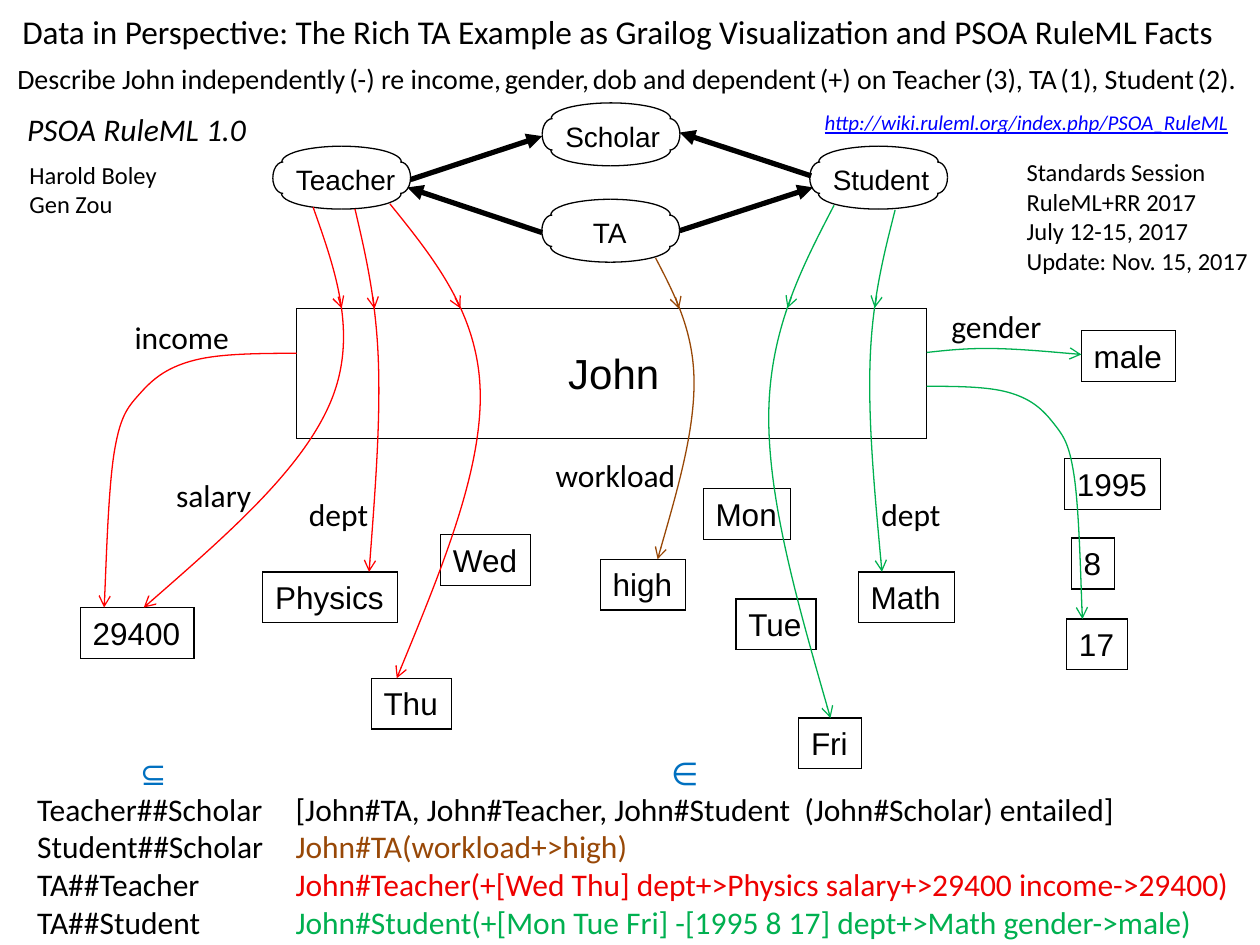
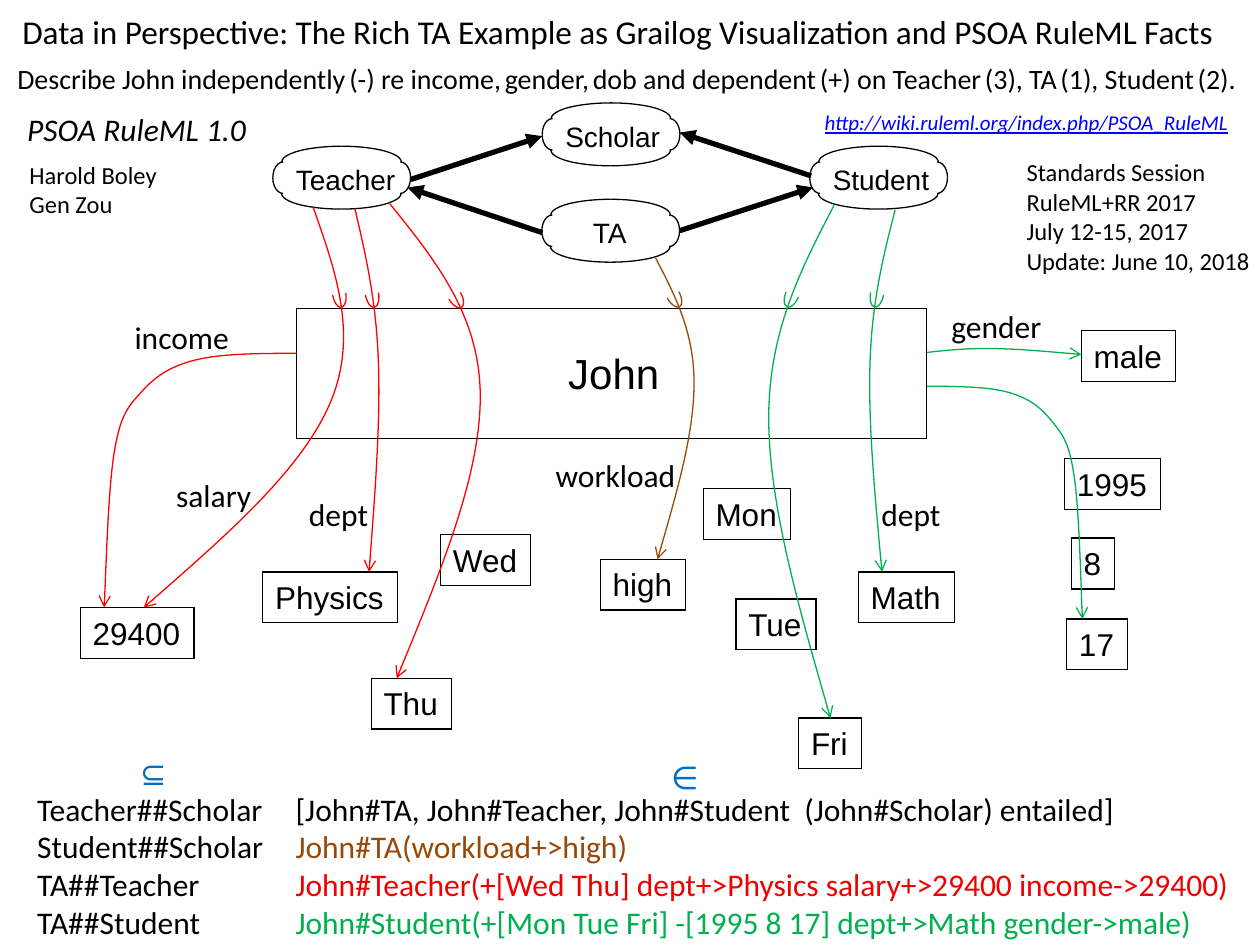
Before and after one commit to RuleML/ruleml-website, a slide deck: slide 1 of talks/RichTAGlance.pptx. Drawn at 1260x945 pixels with LibreOffice and Linux fonts; fonts in the diff are those of the drawing. Boxes give left, top, right and bottom in pixels: in the first picture for what was removed or moved away, otherwise in the second. Text is boxed around its words. In the diff, an @@ line names an element or a change of style, - is before the commit and + after.

```diff
--- a/talks/RichTAGlance.pptx
+++ b/talks/RichTAGlance.pptx
@@ text at (1027,253,1250,274): text changed @@
-Update: Nov. 15, 2017
+Update: June 10, 2018
@@ group added at (331,279,887,310): 12 arc (boxed as its full ellipse)s @@
@@ group removed at (460,304,876,309): 4 arrows @@
@@ text "∈": place and size @@
-text "∈" at (659,747,707,798)
+text "∈" at (659,752,707,803)
```
Also in this commit, not shown: 1 other file.
